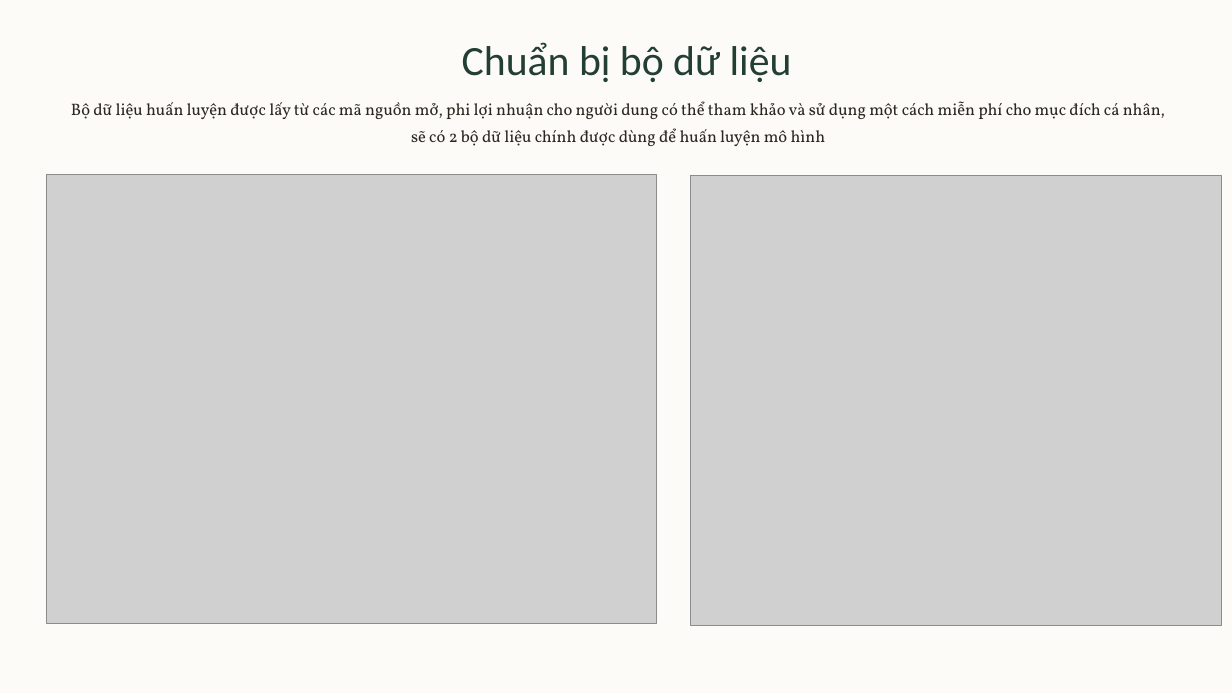
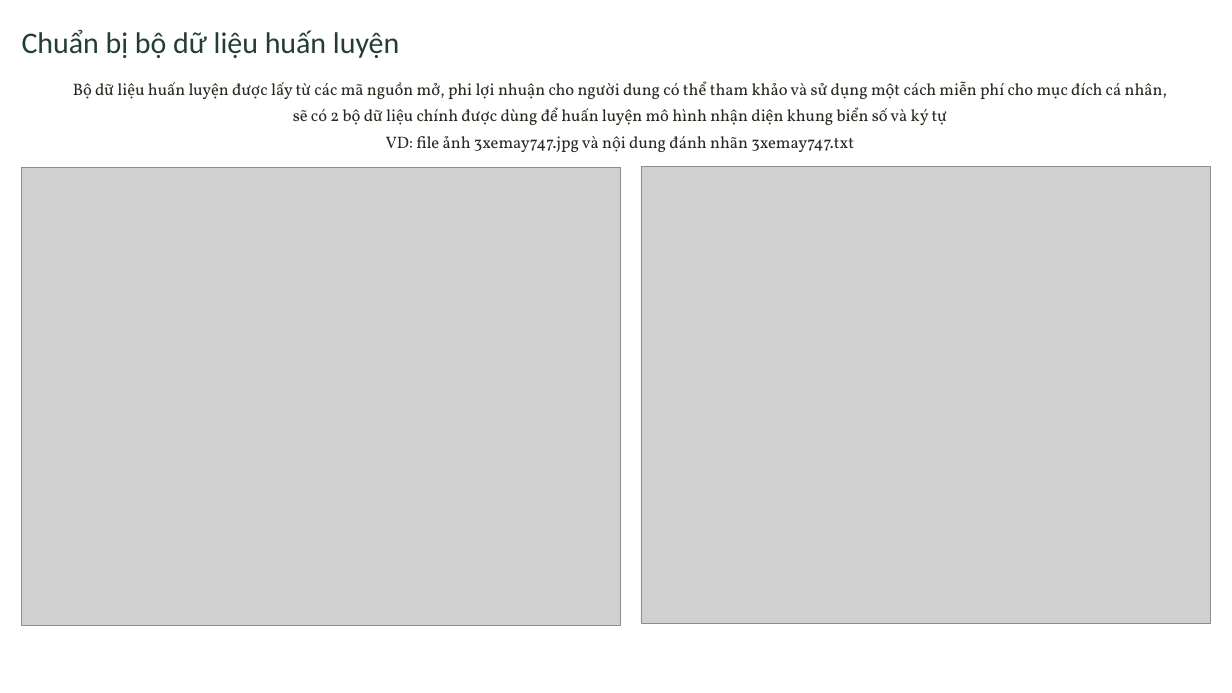
Before and after one commit to MinhTris21/ESP32CAM-FLASK, a slide deck: slide 7 of 21200363 - Nguyễn Minh Trí - THUYẾT TRÌNH.pptx (slide 5 before the commit). Drawn at 1232x693 pixels with LibreOffice and Linux fonts; fonts in the diff are those of the drawing; grey boxes stand for pictures. Boxes give left, top, right and bottom in pixels: in the first picture for what was removed or moved away, otherwise in the second. Text is boxed around its words. In the diff, an @@ line names an element or a change of style, - is before the commit and + after.

```diff
--- a/21200363 - Nguyễn Minh Trí - THUYẾT TRÌNH.pptx
+++ b/21200363 - Nguyễn Minh Trí - THUYẾT TRÌNH.pptx
@@ rectangle removed at [0, 0, 1232, 693] @@
@@ text at [22, 30, 399, 58]: text changed; size 39 to 28 pt @@
-Chuẩn bị bộ dữ liệu
+Chuẩn bị bộ dữ liệu huấn luyện
@@ text at [73, 81, 1167, 152]: text changed @@
-Bộ dữ liệu huấn luyện được lấy từ các mã nguồn mở, phi lợi nhuận cho người dung có thể tham khảo và sử dụng một cách miễn phí cho mục đích cá nhân, sẽ có 2 bộ dữ liệu chính được dùng để huấn luyện mô hình
+Bộ dữ liệu huấn luyện được lấy từ các mã nguồn mở, phi lợi nhuận cho người dung có thể tham khảo và sử dụng một cách miễn phí cho mục đích cá nhân, sẽ có 2 bộ dữ liệu chính được dùng để huấn luyện mô hình nhận diện khung biển số và ký tự
+VD: file ảnh 3xemay747.jpg và nội dung đánh nhãn 3xemay747.txt
@@ picture: place and size @@
-picture at [47, 175, 657, 624]
+picture at [22, 168, 620, 625]
@@ picture: place and size @@
-picture at [691, 176, 1222, 624]
+picture at [641, 166, 1210, 624]
```
Also in this commit, not shown: 8 other slides changed, 5 slides added, 3 slides removed.
